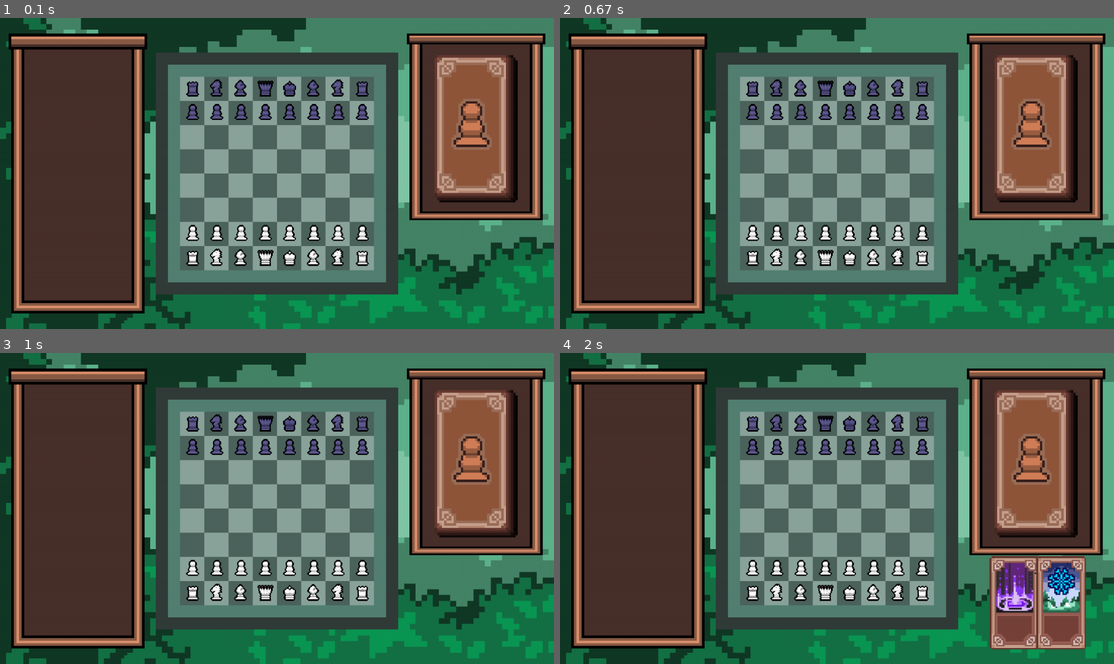
Above: before the commit, frames 1-4 (two rows, left to right).
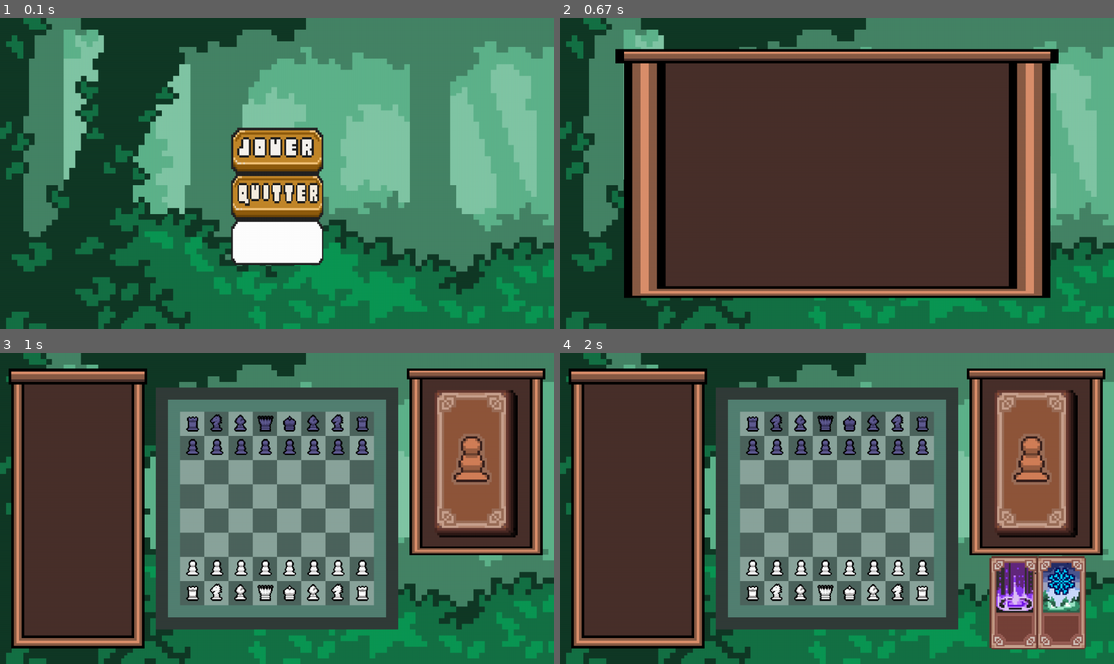
Above: after the commit, the same moments.

Repository: CorentinFinou/Projet-NSI-Chess
Game: pygame game, started from sources/programmes/app.py
Same seed, same stepped clock (60 frames per second), same inputs: the game is played once before the commit and once after it.
Inputs (mouse positions are in pixels of both pictures, inside the frame that each line leads up to):
- Up to frame 1 (0.1 s): no input
- Up to frame 2 (0.67 s): press the mouse at (837, 241) at 0.37 s; move the mouse to (748, 182) at 0.47 s; release the mouse at (665, 126) at 0.6 s
- Up to frame 3 (1 s): press the mouse at (277, 483) at 0.7 s; move the mouse to (221, 440) at 0.8 s; release the mouse at (166, 396) at 0.93 s
- Up to frame 4 (2 s): press the mouse at (1036, 464) at 1.03 s; move the mouse to (1041, 542) at 1.13 s; release the mouse at (1047, 626) at 1.27 s; press the mouse at (1036, 464) at 1.37 s; move the mouse to (1008, 471) at 1.47 s; release the mouse at (981, 480) at 1.6 s; press the mouse at (1058, 601) at 1.7 s; move the mouse to (870, 580) at 1.8 s; release the mouse at (681, 558) at 1.93 s

The runs differ from the first frame. In frame 1, 69% of the frame differs, in the area x 1-99%, y 4-96%; in frame 2, 68%; in frame 3, nothing differs; in frame 4, nothing differs.

Commit message:
debut menu settings

Diff:
--- a/sources/programmes/app.py
+++ b/sources/programmes/app.py
@@ -3,10 +3,11 @@
 from Sound import Sound
 #from musique import musique
 
-lancerAvecMenu = False #a modif si besoin
+lancerAvecMenu = True #a modif si besoin
 musique = False
+
 if lancerAvecMenu:
+    if musique :
+        Sound()
     menu()
-if musique :
-    Sound()
 jeu()
--- a/sources/programmes/consts.py
+++ b/sources/programmes/consts.py
@@ -25,9 +25,11 @@
 imageCarteGel = pygame.image.load("../img/items/cards/gel_carte.png").convert_alpha()
 imageCarteInvocation = pygame.image.load("../img/items/cards/invocation_carte.png").convert_alpha()
 imagePileCartes = pygame.image.load("../img/items/cards/carte_pile.png").convert_alpha()
+
 #items/buttons
 bouton_jouer_img = pygame.image.load('../img/items/buttons/bouton_jouer.png').convert_alpha()
 bouton_quitter_img = pygame.image.load('../img/items/buttons/bouton_quitter.png').convert_alpha()
+bouton_settings_img = pygame.image.load('../img/items/buttons/bouton_settings.png').convert_alpha()
 
 #effects
 effetGelImg = pygame.image.load('../img/effects/gel.png').convert_alpha()
--- a/sources/programmes/menu.py
+++ b/sources/programmes/menu.py
@@ -1,8 +1,9 @@
 import pygame
+from settings import settings
 
 def menu():
     #import images avec noms correspondant aux noms donnés par paul aux variables du programme
-    from consts import imageFondForet as fond_menu, bouton_jouer_img,bouton_quitter_img
+    from consts import imageFondForet as fond_menu, bouton_jouer_img,bouton_quitter_img, bouton_settings_img
 
     # Initialisation de Pygame
     pygame.init()
@@ -13,8 +14,9 @@
 
     # Redimensionnement des images
     fond_menu = pygame.transform.scale(fond_menu, fenetre.get_size())
-    bouton_jouer_img = pygame.transform.scale(bouton_jouer_img, (300, 150))
-    bouton_quitter_img = pygame.transform.scale(bouton_quitter_img, (300, 150))
+    bouton_jouer_img = pygame.transform.scale(bouton_jouer_img, (fenetre.get_width()/6, fenetre.get_width()/12))
+    bouton_quitter_img = pygame.transform.scale(bouton_quitter_img, bouton_jouer_img.get_size())
+    bouton_settings_img = pygame.transform.scale(bouton_settings_img, bouton_jouer_img.get_size())
 
     # Police de caractères
     police = pygame.font.Font(None, 40)
@@ -43,12 +45,19 @@
         pygame.quit()
         quit()
 
+    def action_settings(self):
+        nonlocal settingsVar
+        settingsVar = True
+
     # Création des boutons
-    bouton_jouer = Bouton(550, 300, bouton_jouer_img, action_jouer)
-    bouton_quitter = Bouton(550, 400, bouton_quitter_img, action_quitter)
-    boutons = [bouton_jouer, bouton_quitter]
+    bouton_jouer = Bouton(fenetre.get_width()/2-bouton_jouer_img.get_width()/2, fenetre.get_height()/2-bouton_jouer_img.get_height(), bouton_jouer_img, action_jouer)
+    bouton_quitter = Bouton(fenetre.get_width()/2-bouton_quitter_img.get_width()/2, fenetre.get_height()/2, bouton_quitter_img, action_quitter)
+    bouton_settings =  Bouton(fenetre.get_width()/2-bouton_settings_img.get_width()/2, fenetre.get_height()/2+bouton_settings_img.get_height(), bouton_settings_img, action_settings)
+    boutons = [bouton_jouer, bouton_quitter,bouton_settings]
+
 
     # Boucle principale
+    settingsVar = False
     def lancer():
         en_cours = True
         while en_cours:
@@ -65,10 +74,10 @@
                         pos = pygame.mouse.get_pos()
                         for bouton in boutons:
                             bouton.verifier_clic(pos)
-
-
-            for bouton in boutons:
-                bouton.dessiner()
-
+            if settingsVar:
+                settings(fenetre,settingsVar)
+            else:
+                for bouton in boutons:
+                    bouton.dessiner()
             pygame.display.flip()
     lancer()
--- /dev/null
+++ b/sources/programmes/settings.py
@@ -0,0 +1,6 @@
+import pygame
+from consts import imageShop
+
+def settings(fenetre,settingsVar):
+    fenetre_settings_img = pygame.transform.scale(imageShop,(fenetre.get_width()*0.8,fenetre.get_height()*0.8))
+    fenetre.blit(fenetre_settings_img,(fenetre.get_width()/2-fenetre_settings_img.get_width()/2,fenetre.get_height()/2-fenetre_settings_img.get_height()/2))
Binary file changed: sources/img/items/buttons/bouton_quitter.png
Binary file added: sources/img/items/buttons/bouton_settings.png
